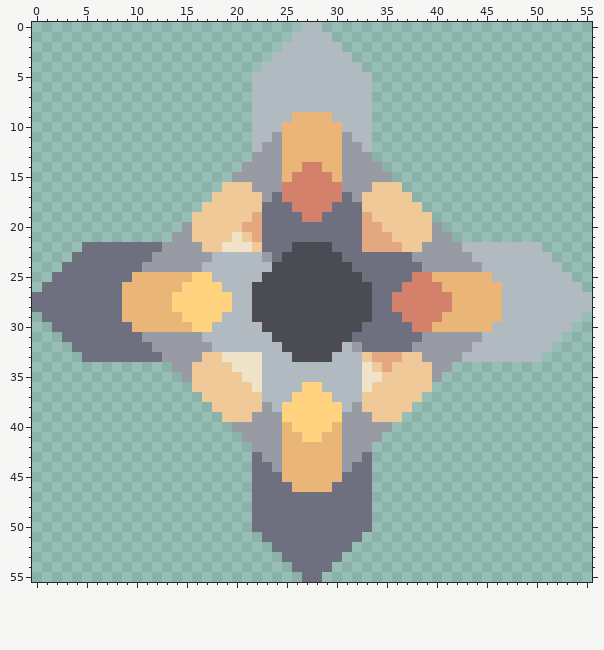
Pixel-art sprite -- assets/sprites/bullets/progressed/strikedown/b-quantum-missile-back.png. The picture above was drawn from the file before the commit.
The file is 56x56 pixels.
The same view after the edit:
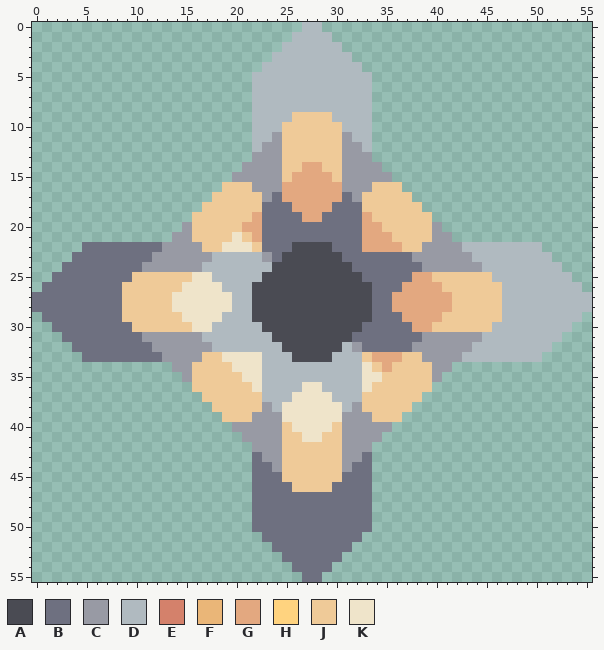
Palette (. is transparent): A #4a4b53  B #6e7080  C #989aa4  D #b0bac0  E #d4816b  F #eab678  G #e3a880  H #ffd37f  J #efca98  K #efe4ca
Author's note on the commit: Consistent missile colors
What changed:
Changed rows in their new state; - is an unchanged pixel.
first column x 25:
 9 -JJJJ-
10 JJJJJJ
11 JJJJJJ
12 JJJJJJ
13 JJJJJJ
14 JJGGJJ
15 JGGGGJ
16 GGGGGG
17 GGGGGG
18 -GGGG-
19 --GG--
first column x 9:
25 -JJJJJJKK--------------------GGJJJJJJ-
26 JJJJJJKKKK------------------GGGGJJJJJJ
27 JJJJJKKKKKK----------------GGGGGGJJJJJ
28 JJJJJKKKKKK----------------GGGGGGJJJJJ
29 JJJJJJKKKK------------------GGGGJJJJJJ
30 -JJJJJJKK--------------------GGJJJJJJ-
first column x 25:
36 --KK--
37 -KKKK-
38 KKKKKK
39 KKKKKK
40 JKKKKJ
41 JJKKJJ
42 JJJJJJ
43 JJJJJJ
44 JJJJJJ
45 JJJJJJ
46 -JJJJ-
Changed places in both pictures, as pixel boxes (x1, y1, x2, y2):
changed: (282, 112, 342, 222)
changed: (122, 272, 232, 332)
changed: (392, 272, 502, 332)
changed: (282, 382, 342, 492)
